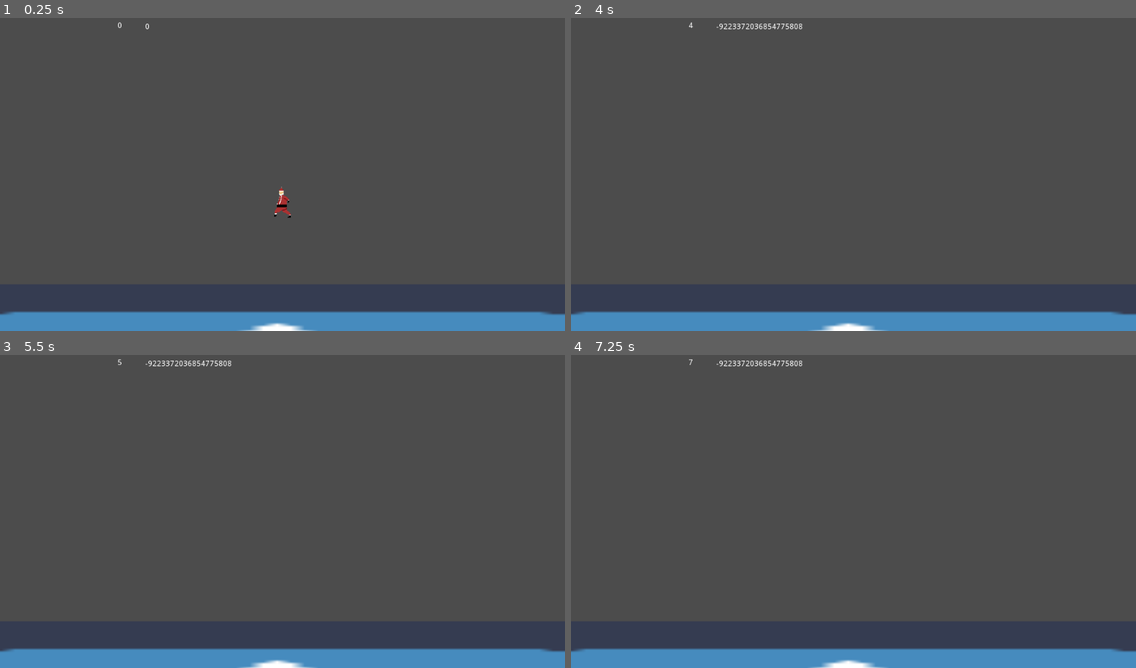
Above: before the commit, frames 1-4 (two rows, left to right).
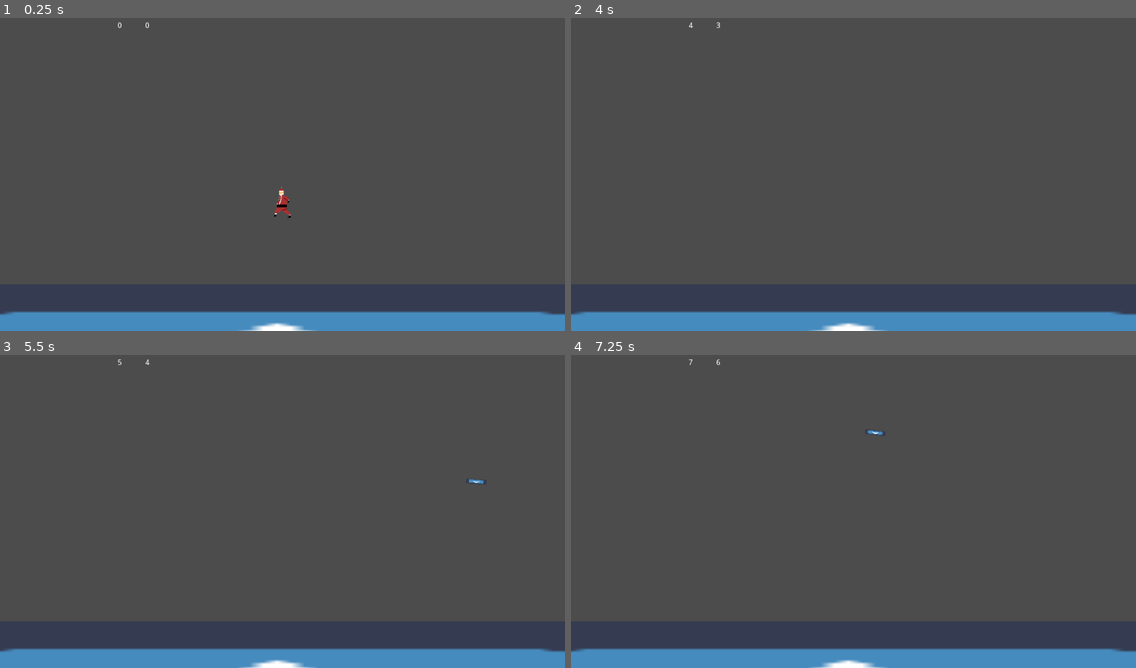
Above: after the commit, the same moments.

Repository: RodoNC/santa
Game: Godot game, scene res://TestScene.tscn
The game is run twice, just before and just after one commit, with the same random seed, the same clock (stepped at 60 frames per second) and the same inputs. The engine's default icon, where the game draws it, is replaced by a stand-in: a white triangle on a blue panel in a dark square.
Inputs (mouse positions are in pixels of both pictures, inside the frame that each line leads up to):
- Up to frame 1 (0.25 s): no input
- Up to frame 2 (4 s): move the mouse to (977, 149) at 0.52 s; hold D (walk_right) 0.53-2.03 s; click (977, 149) at 0.6 s; tap Space (jump) at 0.77, 1.52, 3.02, 3.77 s; move the mouse to (740, 183) at 1.27 s; tap Shift (boost) at 1.35 s; click (740, 183) at 1.55 s; move the mouse to (910, 93) at 2.02 s; hold A (walk_left) 2.03-2.78 s; click (910, 93) at 2.1 s; move the mouse to (825, 230) at 2.77 s; hold D (walk_right) from 2.78 s (still down); click (825, 230) at 2.85 s; tap Enter at 3.5 s; move the mouse to (1023, 215) at 3.52 s; hold Shift (boost) from 3.53 s (still down); click (1023, 215) at 3.8 s
- Up to frame 3 (5.5 s): tap Space (jump) at 4.25, 4.52 s; move the mouse to (113, 452) at 4.27 s; release D (walk_right) at 4.28 s; release Shift (boost) at 4.28 s; hold A (walk_left) 4.28-5.03 s; click (113, 452) at 4.35 s; move the mouse to (310, 502) at 5.02 s; hold D (walk_right) from 5.03 s (still down); click (310, 502) at 5.1 s
- Up to frame 4 (7.25 s): tap Enter at 5.75 s; move the mouse to (768, 420) at 5.77 s; release D (walk_right) at 5.78 s; hold A (walk_left) from 5.78 s (still down); tap Shift (boost) at 5.85 s; tap Space (jump) at 6.02, 6.5, 6.77 s; click (768, 420) at 6.05 s; move the mouse to (977, 486) at 6.52 s; click (977, 486) at 6.6 s

The runs differ from the first frame. In frame 1, less than 0.1% of the frame differs, in the area x 25-27%, y 1-4%; in frame 2, 0.2%; in frame 3, 0.2%; in frame 4, 0.2%, in the area x 25-56%, y 1-26%.

Commit message:
added lasers

Diff:
--- a/Santa.gd
+++ b/Santa.gd
@@ -1,5 +1,6 @@
 extends KinematicBody2D
 
+const laserPath = preload("res://laser.tscn")
 
 onready var  player = $AnimationPlayer
 
@@ -57,6 +58,8 @@
 
 
 
+
+
 func _physics_process(delta):
 	#get input
 	var dir = 0
@@ -85,7 +88,20 @@
 
 
 	#limit velocity to speed of light
-	velocity = velocity.limit_length(lspeed)
+	velocity = velocity.limit_length(nlspeed)
 
 
 	velocity = move_and_slide(velocity, Vector2.UP)
+
+	#shooty
+	if Input.is_action_just_pressed("shoot"):
+		shoot()
+
+
+func shoot():
+	var laser = laserPath.instance()
+
+	get_parent().add_child(laser)
+	laser.position = $Node2D/LaserPoint.global_position
+	laser.velocity = get_global_mouse_position() - laser.position
+	laser.rotation = (get_global_mouse_position() - laser.position).angle()
--- a/Santa.tscn
+++ b/Santa.tscn
@@ -101,3 +101,9 @@
 anims/jump = SubResource( 5 )
 anims/run = SubResource( 3 )
 anims/slow = SubResource( 6 )
+
+[node name="Node2D" type="Node2D" parent="."]
+position = Vector2( 0, -13 )
+
+[node name="LaserPoint" type="Position2D" parent="Node2D"]
+position = Vector2( 0, -4 )
--- a/TestScene.tscn
+++ b/TestScene.tscn
@@ -18,11 +18,11 @@
 margin_left = -299.0
 margin_top = -262.0
 margin_right = -259.0
-margin_bottom = -248.0
+margin_bottom = -246.0
 
 [node name="PTimer" type="Label" parent="Camera2D"]
 margin_left = -249.0
-margin_top = -260.0
+margin_top = -262.0
 margin_right = -209.0
 margin_bottom = -246.0
 
--- /dev/null
+++ b/laser.gd
@@ -0,0 +1,13 @@
+extends KinematicBody2D
+
+var velocity = Vector2(0,1)
+export (int) var speed = 2000
+
+
+# Called when the node enters the scene tree for the first time.
+func _ready():
+	pass # Replace with function body.
+
+
+func _physics_process(delta):
+	var collision_info = move_and_collide(velocity.normalized() * delta * speed)
--- /dev/null
+++ b/laser.tscn
@@ -0,0 +1,20 @@
+[gd_scene load_steps=4 format=2]
+
+[ext_resource path="res://icon.png" type="Texture" id=1]
+[ext_resource path="res://laser.gd" type="Script" id=2]
+
+[sub_resource type="RectangleShape2D" id=1]
+extents = Vector2( 17.5, 4 )
+
+[node name="Node2D" type="KinematicBody2D"]
+collision_layer = 2
+collision_mask = 2
+script = ExtResource( 2 )
+
+[node name="CollisionShape2D" type="CollisionShape2D" parent="."]
+position = Vector2( 0.5, 0 )
+shape = SubResource( 1 )
+
+[node name="Sprite" type="Sprite" parent="."]
+scale = Vector2( 0.586, 0.137 )
+texture = ExtResource( 1 )
--- a/project.godot
+++ b/project.godot
@@ -61,6 +61,11 @@
 "events": [ Object(InputEventKey,"resource_local_to_scene":false,"resource_name":"","device":0,"alt":false,"shift":false,"control":false,"meta":false,"command":false,"pressed":false,"scancode":16777237,"physical_scancode":0,"unicode":0,"echo":false,"script":null)
  ]
 }
+shoot={
+"deadzone": 0.5,
+"events": [ Object(InputEventMouseButton,"resource_local_to_scene":false,"resource_name":"","device":0,"alt":false,"shift":false,"control":false,"meta":false,"command":false,"button_mask":0,"position":Vector2( 0, 0 ),"global_position":Vector2( 0, 0 ),"factor":1.0,"button_index":1,"pressed":false,"doubleclick":false,"script":null)
+ ]
+}
 
 [physics]
 
